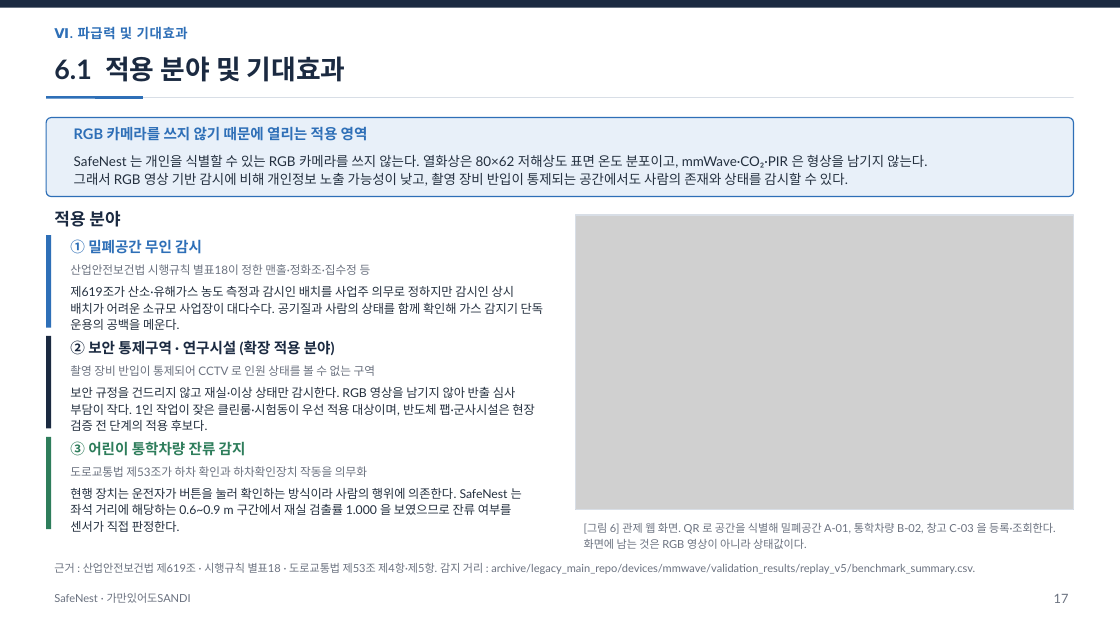
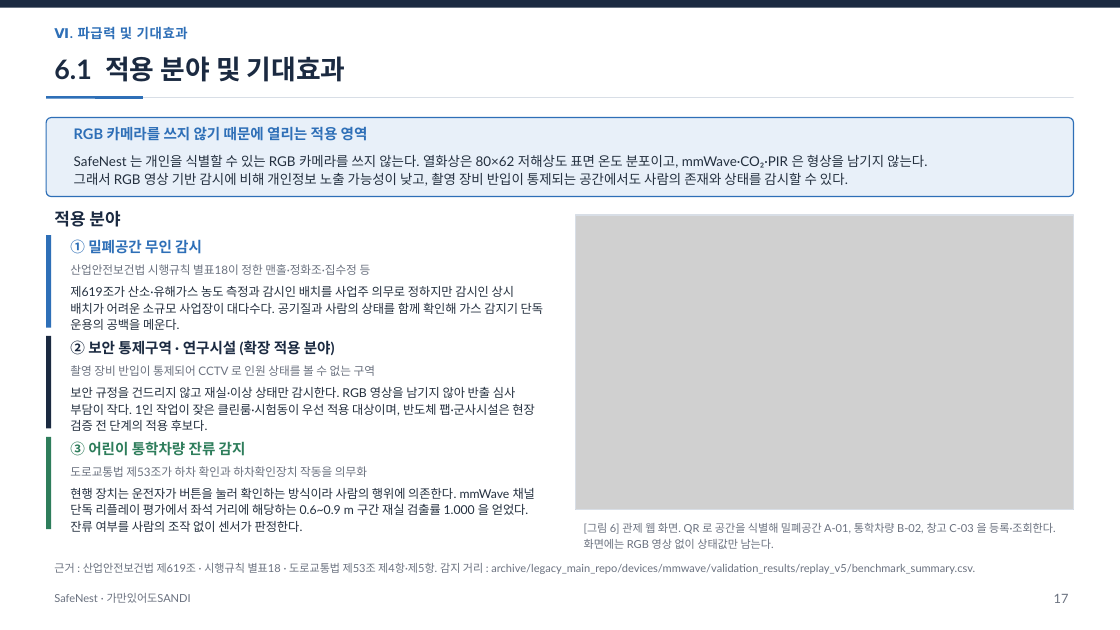
Before and after one commit to jinsu1011/safenest-embedded-competition, a slide deck: slide 18 of final-report/2026ESWContest_자유공모_가만있어도SANDI_개발완료보고서.pptx. Drawn at 1120x630 pixels with LibreOffice and Linux fonts; fonts in the diff are those of the drawing; grey boxes stand for pictures. Boxes give left, top, right and bottom in pixels: in the first picture for what was removed or moved away, otherwise in the second. Text is boxed around its words. In the diff, an @@ line names an element or a change of style, - is before the commit and + after.

```diff
--- a/final-report/2026ESWContest_자유공모_가만있어도SANDI_개발완료보고서.pptx
+++ b/final-report/2026ESWContest_자유공모_가만있어도SANDI_개발완료보고서.pptx
@@ text at (x1=70, y1=487, x2=535, y2=532): text changed @@
-현행 장치는 운전자가 버튼을 눌러 확인하는 방식이라 사람의 행위에 의존한다. SafeNest 는 좌석 거리에 해당하는 0.6~0.9 m 구간에서 재실 검출률 1.000 을 보였으므로 잔류 여부를 센서가 직접 판정한다.
+현행 장치는 운전자가 버튼을 눌러 확인하는 방식이라 사람의 행위에 의존한다. mmWave 채널 단독 리플레이 평가에서 좌석 거리에 해당하는 0.6~0.9 m 구간 재실 검출률 1.000 을 얻었다. 잔류 여부를 사람의 조작 없이 센서가 판정한다.
@@ text at (x1=584, y1=523, x2=1056, y2=549): text changed @@
-[그림 6] 관제 웹 화면. QR 로 공간을 식별해 밀폐공간 A-01, 통학차량 B-02, 창고 C-03 을 등록·조회한다. 화면에 남는 것은 RGB 영상이 아니라 상태값이다.
+[그림 6] 관제 웹 화면. QR 로 공간을 식별해 밀폐공간 A-01, 통학차량 B-02, 창고 C-03 을 등록·조회한다. 화면에는 RGB 영상 없이 상태값만 남는다.
```
Also in this commit, not shown: 8 other slides changed, 12 other files.
